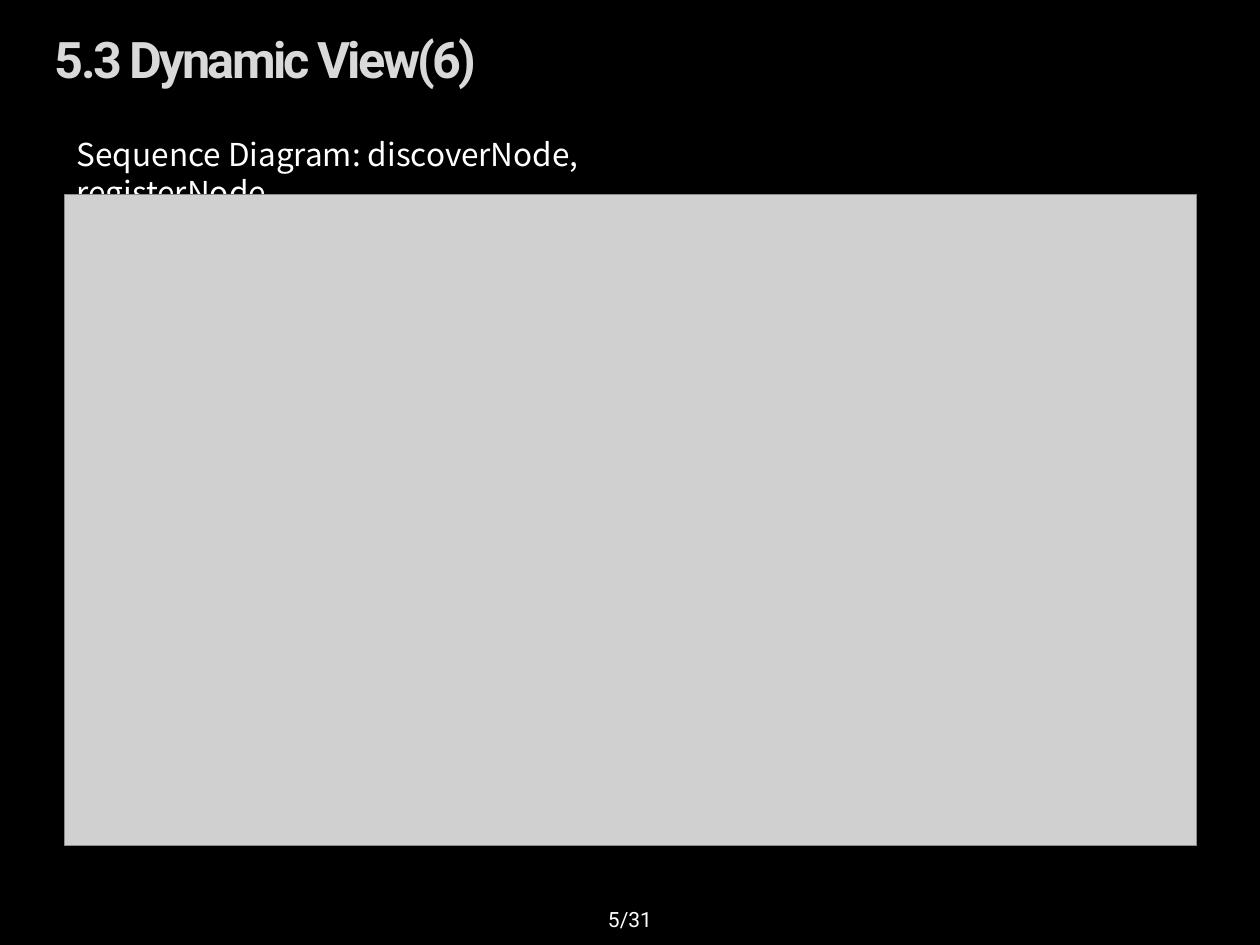
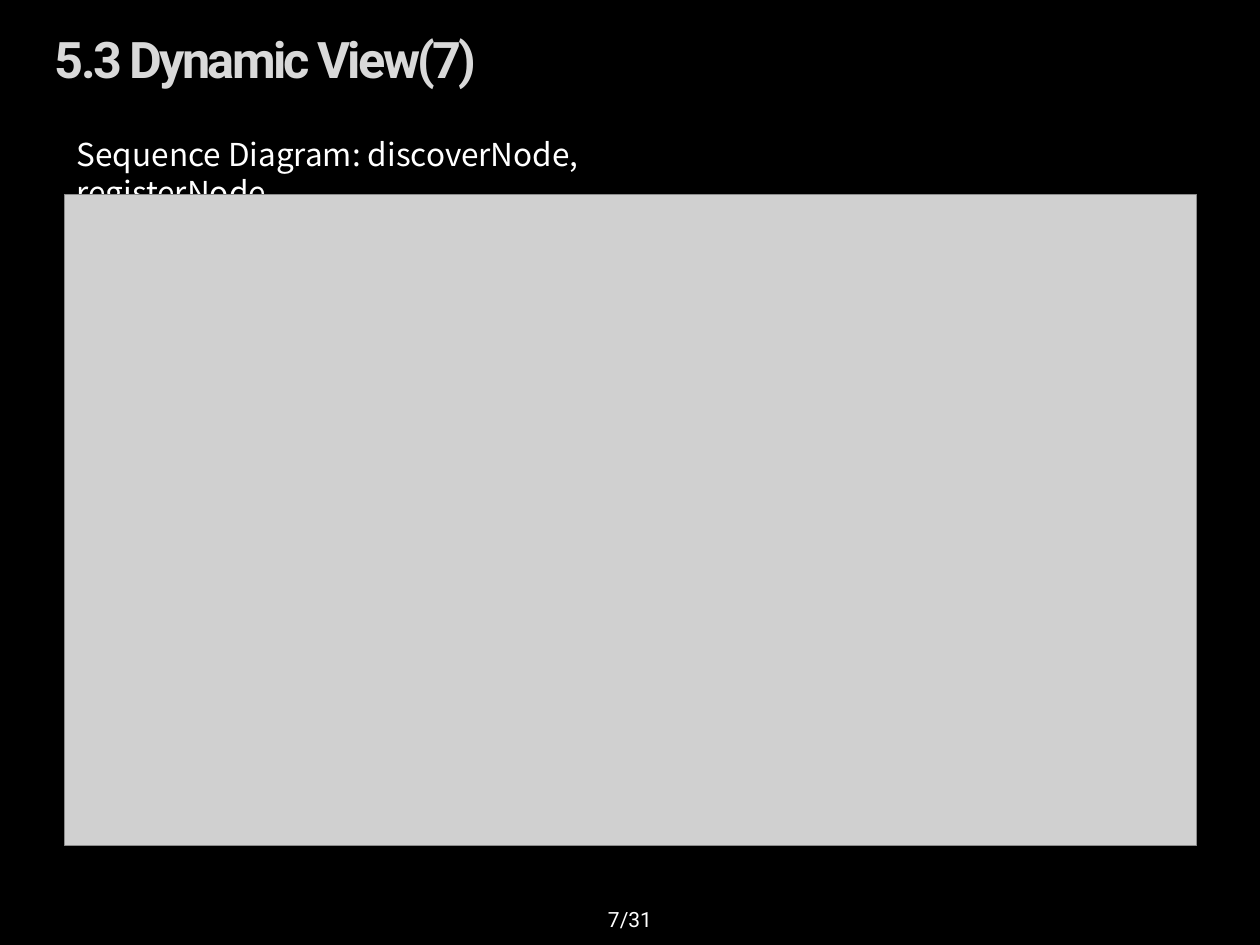
Before and after one commit to youkkwon/smarthome, a slide deck: slide 7 of doc/dynamic view 150616_communication_dgm.pptx (slide 5 before the commit). Drawn at 1260x945 pixels with LibreOffice and Linux fonts; fonts in the diff are those of the drawing; grey boxes stand for pictures; background and template pictures are left out. Boxes give left, top, right and bottom in pixels: in the first picture for what was removed or moved away, otherwise in the second. Text is boxed around its words. In the diff, an @@ line names an element or a change of style, - is before the commit and + after.

```diff
--- a/doc/dynamic view 150616_communication_dgm.pptx
+++ b/doc/dynamic view 150616_communication_dgm.pptx
@@ title at [55,38,477,89]: text changed @@
-5.3 Dynamic View(6)
+5.3 Dynamic View(7)
@@ page number at [608,912,652,929]: text changed @@
-5/31
+7/31
```
Also in this commit, not shown: 3 other slides changed, 2 slides added.
